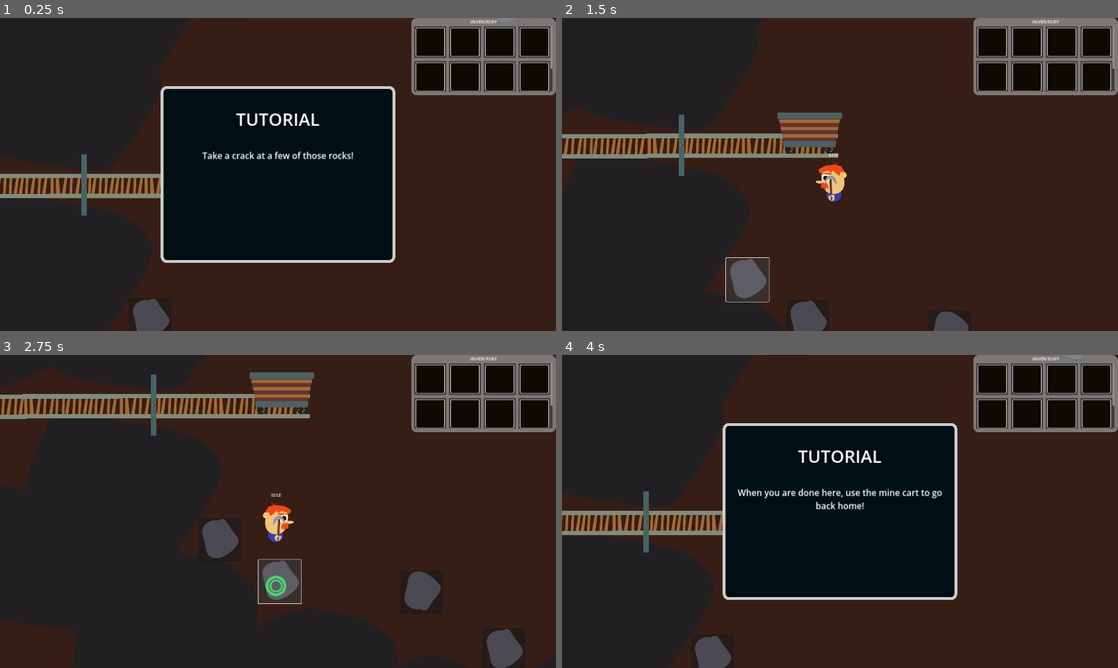
Above: before the commit, frames 1-4 (two rows, left to right).
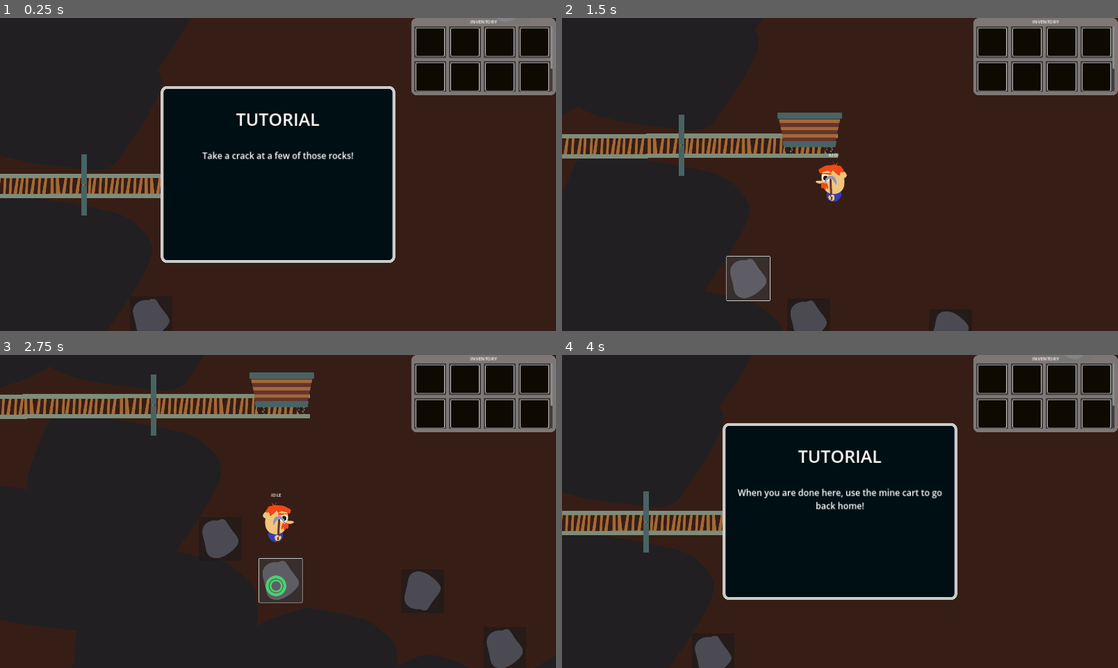
Above: after the commit, the same moments.

Repository: mathew-tran/Excavation
Game: Godot game, scene res://Scene/HuntingAreas/Level1.tscn
Same seed, same stepped clock (60 frames per second), same inputs: the game is played once before the commit and once after it. This scene is started directly instead of the project's main scene. Sound files missing from this copy of the repository are replaced by a short silence.
Inputs (mouse positions are in pixels of both pictures, inside the frame that each line leads up to; where the layout moved, square brackets give the same spot in the first picture):
- Up to frame 1 (0.25 s): no input
- Up to frame 2 (1.5 s): click (712, 318) at 0.5 s; click (734, 290) [734, 293] at 1.25 s
- Up to frame 3 (2.75 s): click (266, 630) at 2.02 s
- Up to frame 4 (4 s): move the mouse to (962, 495) at 2.77 s; hold H (clear_data) 2.78-3.53 s; tap Enter at 3.5 s; move the mouse to (728, 527) at 3.52 s; click (728, 527) at 3.6 s

The runs differ from the first frame. In frame 2, 0.1% of the frame differs, in the area x 29-38%, y 76-91%; in frame 3, 0.2%, in the area x 46-55%, y 64-80%; in frame 4, less than 0.1%.

Commit message:
add some SFX to give more feedback, also damage text when hitting rock

Diff:
--- a/Prefabs/Player.tscn
+++ b/Prefabs/Player.tscn
@@ -7,8 +7,10 @@
 [ext_resource type="Texture2D" uid="uid://by13f6kts8s02" path="res://Art/Player/PlayerType1Fingers.png" id="5_ygvtp"]
 [ext_resource type="Texture2D" uid="uid://c8d84ldryvtte" path="res://Art/Player/PlayerType1Thumb.png" id="6_fhcsd"]
 [ext_resource type="PackedScene" uid="uid://by5ov8qkjuud7" path="res://Prefabs/PlayerUI.tscn" id="7_b7eq4"]
-[ext_resource type="Script" path="res://Scripts/Player/Inventory.gd" id="8_p1ibi"]
+[ext_resource type="PackedScene" uid="uid://d1vtc4xkbjo0q" path="res://Prefabs/PlayerInventory.tscn" id="8_qifov"]
 [ext_resource type="PackedScene" uid="uid://si4mr5koso7l" path="res://Prefabs/MagnetField.tscn" id="9_o1hdc"]
+[ext_resource type="AudioStream" uid="uid://d01ebv4ucjdew" path="res://Audio/Mine01.wav" id="10_bq2ih"]
+[ext_resource type="AudioStream" uid="uid://cty57oxx7j0th" path="res://Audio/RockBreak.wav" id="11_psrgf"]
 
 [sub_resource type="Animation" id="Animation_73jw6"]
 length = 0.001
@@ -131,12 +133,24 @@
 [node name="CanvasLayer" parent="Player" instance=ExtResource("7_b7eq4")]
 visible = false
 
-[node name="Inventory" type="Node" parent="Player" groups=["Inventory"]]
-script = ExtResource("8_p1ibi")
+[node name="Inventory" parent="Player" instance=ExtResource("8_qifov")]
 
 [node name="MoveCollision" type="CollisionShape2D" parent="."]
 shape = SubResource("CircleShape2D_0quke")
 
 [node name="MagnetField" parent="." instance=ExtResource("9_o1hdc")]
 
+[node name="AudioStreamPlayer2D" type="AudioStreamPlayer2D" parent="."]
+stream = ExtResource("10_bq2ih")
+
+[node name="Voice" type="AudioStreamPlayer2D" parent="."]
+
+[node name="VoiceTimer" type="Timer" parent="."]
+autostart = true
+
+[node name="RockBreak" type="AudioStreamPlayer2D" parent="."]
+stream = ExtResource("11_psrgf")
+
 [connection signal="area_entered" from="Player/Area2D" to="Player" method="_on_area_2d_area_entered"]
+[connection signal="finished" from="Voice" to="." method="_on_voice_finished"]
+[connection signal="timeout" from="VoiceTimer" to="." method="_on_voice_timer_timeout"]
--- /dev/null
+++ b/Prefabs/PlayerInventory.tscn
@@ -0,0 +1,11 @@
+[gd_scene load_steps=3 format=3 uid="uid://d1vtc4xkbjo0q"]
+
+[ext_resource type="Script" path="res://Scripts/Player/Inventory.gd" id="1_gvsrh"]
+[ext_resource type="AudioStream" uid="uid://bhkyx1qtj2yn3" path="res://Audio/Pickup.wav" id="2_kj2bc"]
+
+[node name="Inventory" type="Node" groups=["Inventory"]]
+script = ExtResource("1_gvsrh")
+
+[node name="AudioStreamPlayer2D" type="AudioStreamPlayer" parent="."]
+stream = ExtResource("2_kj2bc")
+volume_db = -12.787
--- a/Prefabs/Rocks/Rock.tscn
+++ b/Prefabs/Rocks/Rock.tscn
@@ -66,9 +66,16 @@
 speed_scale = 10.0
 
 [node name="Button" type="Button" parent="."]
-offset_left = -77.0
-offset_top = -71.0
-offset_right = 71.0
-offset_bottom = 80.0
+anchors_preset = 8
+anchor_left = 0.5
+anchor_top = 0.5
+anchor_right = 0.5
+anchor_bottom = 0.5
+offset_left = -136.5
+offset_top = -143.0
+offset_right = 11.5
+offset_bottom = 8.0
+grow_horizontal = 2
+grow_vertical = 2
 
 [connection signal="button_up" from="Button" to="." method="_on_button_button_up"]
--- /dev/null
+++ b/Prefabs/UI/DamageText.tscn
@@ -0,0 +1,86 @@
+[gd_scene load_steps=5 format=3 uid="uid://bnv4h5rmcoegt"]
+
+[ext_resource type="Script" path="res://Scripts/UI/DamageText.gd" id="1_panjl"]
+
+[sub_resource type="Animation" id="Animation_f6uf6"]
+resource_name = "anim"
+tracks/0/type = "value"
+tracks/0/imported = false
+tracks/0/enabled = true
+tracks/0/path = NodePath("Label:position")
+tracks/0/interp = 1
+tracks/0/loop_wrap = true
+tracks/0/keys = {
+"times": PackedFloat32Array(0, 0.366667, 1),
+"transitions": PackedFloat32Array(1, 1, 1),
+"update": 0,
+"values": [Vector2(-150, 0), Vector2(-128, -48), Vector2(-68, 129)]
+}
+tracks/1/type = "value"
+tracks/1/imported = false
+tracks/1/enabled = true
+tracks/1/path = NodePath("Label:modulate")
+tracks/1/interp = 1
+tracks/1/loop_wrap = true
+tracks/1/keys = {
+"times": PackedFloat32Array(0, 0.633333, 1),
+"transitions": PackedFloat32Array(1, 1, 1),
+"update": 0,
+"values": [Color(1, 1, 1, 1), Color(1, 1, 1, 0), Color(1, 1, 1, 0)]
+}
+
+[sub_resource type="Animation" id="Animation_oj7o0"]
+length = 0.001
+tracks/0/type = "value"
+tracks/0/imported = false
+tracks/0/enabled = true
+tracks/0/path = NodePath("Label:position")
+tracks/0/interp = 1
+tracks/0/loop_wrap = true
+tracks/0/keys = {
+"times": PackedFloat32Array(0),
+"transitions": PackedFloat32Array(1),
+"update": 0,
+"values": [Vector2(-150, 0)]
+}
+tracks/1/type = "value"
+tracks/1/imported = false
+tracks/1/enabled = true
+tracks/1/path = NodePath("Label:modulate")
+tracks/1/interp = 1
+tracks/1/loop_wrap = true
+tracks/1/keys = {
+"times": PackedFloat32Array(0),
+"transitions": PackedFloat32Array(1),
+"update": 0,
+"values": [Color(1, 1, 1, 1)]
+}
+
+[sub_resource type="AnimationLibrary" id="AnimationLibrary_ik4r2"]
+_data = {
+"RESET": SubResource("Animation_oj7o0"),
+"anim": SubResource("Animation_f6uf6")
+}
+
+[node name="DamageText" type="Node2D"]
+script = ExtResource("1_panjl")
+
+[node name="Label" type="Label" parent="."]
+z_index = 300
+z_as_relative = false
+custom_minimum_size = Vector2(300, 0)
+offset_left = -150.0
+offset_right = 150.0
+offset_bottom = 42.0
+theme_override_colors/font_outline_color = Color(0, 0, 0, 1)
+theme_override_constants/outline_size = 10
+theme_override_font_sizes/font_size = 30
+text = "2"
+horizontal_alignment = 1
+
+[node name="AnimationPlayer" type="AnimationPlayer" parent="."]
+libraries = {
+"": SubResource("AnimationLibrary_ik4r2")
+}
+
+[connection signal="animation_finished" from="AnimationPlayer" to="." method="_on_animation_player_animation_finished"]
--- a/Scripts/Player/Inventory.gd
+++ b/Scripts/Player/Inventory.gd
@@ -107,6 +107,8 @@
 		Items[existingSlot].Amount += amount
 		Items[existingSlot].Update.emit()
 
+	$AudioStreamPlayer2D.pitch_scale = randf_range(.9, 1.6)
+	$AudioStreamPlayer2D.play()
 	AddItemAttempt.emit()
 	SaveManager.Save()
 	var instance = load("res://Prefabs/UI/PickupText.tscn").instantiate()
--- a/Scripts/Player/Player.gd
+++ b/Scripts/Player/Player.gd
@@ -131,11 +131,15 @@
 	ToolHasSwung.emit()
 	if is_instance_valid(CurrentTarget):
 		if CurrentTarget is Rock:
-			CurrentTarget.TakeDamage(PickDamage)
+			CurrentTarget.TakeDamage(PickDamage + snappedf(randf_range(.1, .8), .01))
+			$AudioStreamPlayer2D.pitch_scale = randf_range(.9,1.8)
+			$AudioStreamPlayer2D.play()
 
 		await get_tree().create_timer(.1).timeout
 		if is_instance_valid(CurrentTarget) == false:
 			StopSwingingTool()
+			$RockBreak.pitch_scale = randf_range(.9, 1.2)
+			$RockBreak.play()
 
 	else:
 		StopSwingingTool()
@@ -159,3 +163,16 @@
 	if area is Door:
 		area.Enter()
 	pass # Replace with function body.
+
+
+func _on_voice_timer_timeout():
+	var voices = ["res://Audio/Hum01.wav", "res://Audio/Hum02.wav", "res://Audio/Hum03.wav", "res://Audio/Hum04.wav", "res://Audio/Hum05.wav"]
+	$Voice.stream = load(voices[randi() % len(voices)])
+	$Voice.play()
+	$VoiceTimer.stop()
+
+
+
+func _on_voice_finished():
+	$VoiceTimer.wait_time = randf_range(15, 30)
+	$VoiceTimer.start()
--- a/Scripts/Rocks/Rock.gd
+++ b/Scripts/Rocks/Rock.gd
@@ -13,6 +13,11 @@
 	flip_v = randi_range(0, 1)
 
 func TakeDamage(amount):
+	var instance = load("res://Prefabs/UI/DamageText.tscn").instantiate()
+
+	instance.Setup(amount)
+	Finder.GetDropsGroup().add_child(instance)
+	instance.global_position = global_position
 	Health -= amount
 
 	if Health <= 0:
--- /dev/null
+++ b/Scripts/UI/DamageText.gd
@@ -0,0 +1,12 @@
+extends Node2D
+
+
+func _ready():
+	$AnimationPlayer.play("anim")
+
+func Setup(text):
+	$Label.text = str(text).pad_decimals(2)
+
+
+func _on_animation_player_animation_finished(anim_name):
+	queue_free()
Not shown, added: Audio/Hum01.wav.import
Not shown, added: Audio/Hum02.wav.import
Not shown, added: Audio/Hum03.wav.import
Not shown, added: Audio/Hum04.wav.import
Not shown, added: Audio/Hum05.wav.import
Not shown, added: Audio/Mine01.wav.import
Not shown, added: Audio/Pickup.wav.import
Not shown, added: Audio/RockBreak.wav.import
Not shown: 1 places in Prefabs/Player.tscn that only renumber resources
Not shown, added: Audio/Hum01.wav
Not shown, added: Audio/Hum02.wav
Not shown, added: Audio/Hum03.wav
(and 5 more such lines)
